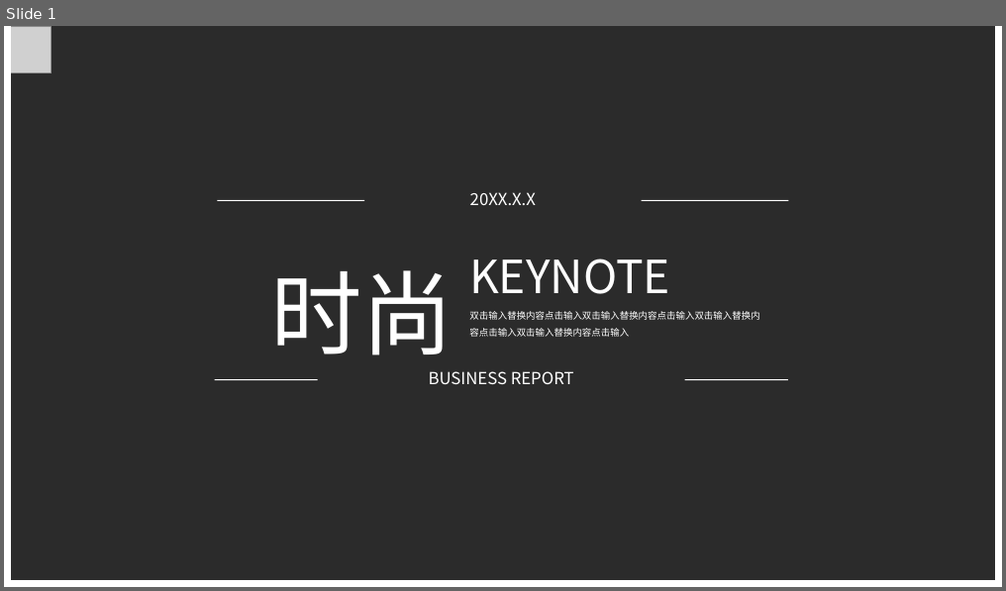
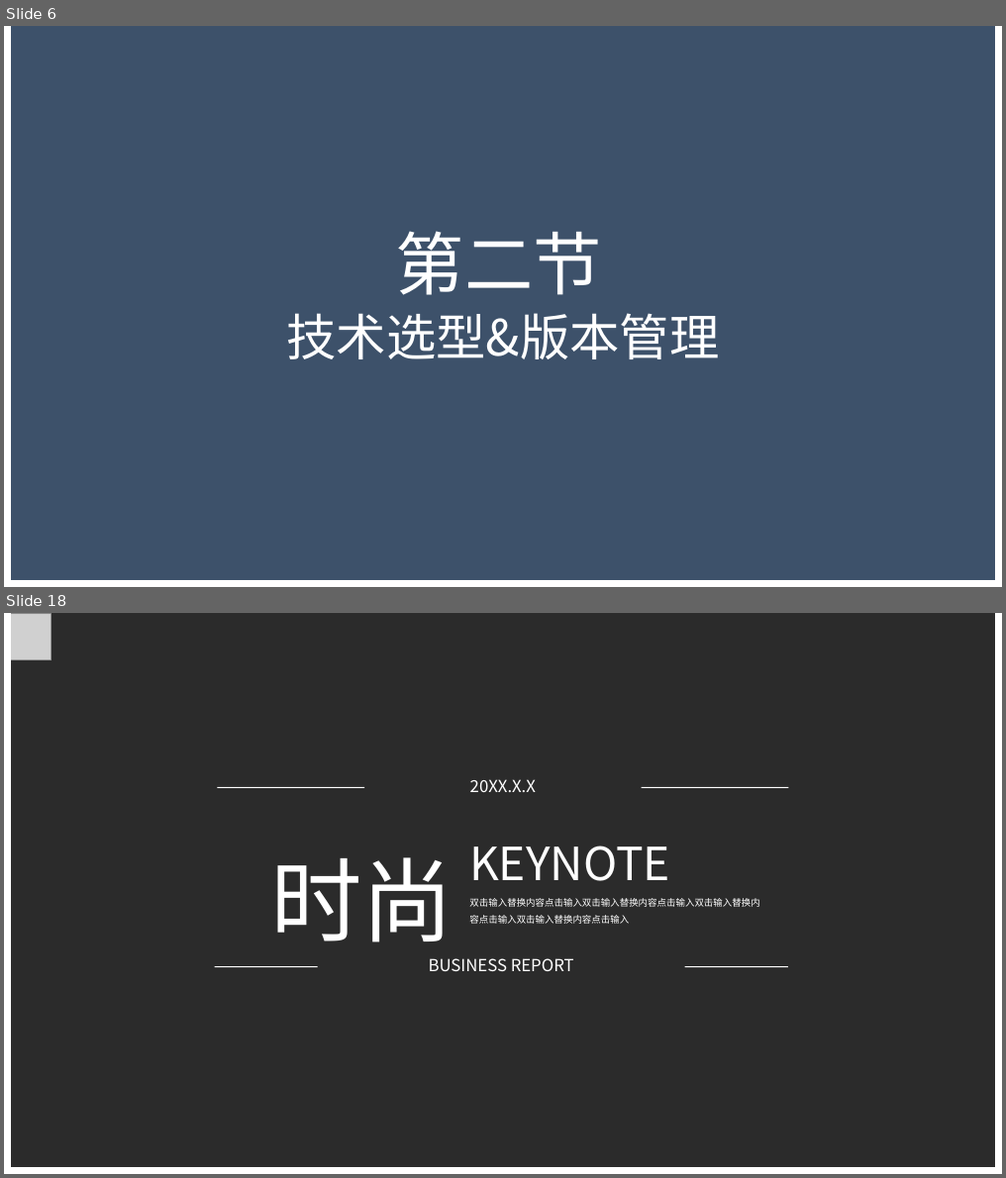
Before and after one commit to Wangzt670/swt, a slide deck: 项目待交付工件/D结项阶段/2.项目答辩.pptx. Shown one above the other, each under a label of ours: slide 1 before the commit, slides 6 and 18 after it; the slides between them are not shown. The pictures are 1006x591 and 1006x1178 pixels, drawn with LibreOffice and Linux fonts; fonts in the diff are those of the drawing; grey boxes stand for pictures; background and template pictures are left out; a plain dark background stands for a picture behind light text. Boxes give left, top, right and bottom in pixels: in the first picture for what was removed or moved away, otherwise in the second. Text is boxed around its words. In the diff, an @@ line names an element or a change of style, - is before the commit and + after.

```diff
--- a/项目待交付工件/D结项阶段/2.项目答辩.pptx
+++ b/项目待交付工件/D结项阶段/2.项目答辩.pptx
@@ slide 6 added at (x1=4, y1=26, x2=1002, y2=587), background picture (left out) @@
@@ rectangle added at (x1=4, y1=26, x2=1002, y2=587), fill #3D516A @@
@@ rectangle added at (x1=4, y1=26, x2=1002, y2=587), outline #FFFFFF 13.75 pt @@
@@ text added at (x1=396, y1=231, x2=602, y2=295), 66 pt, text #FFFFFF @@
+第二节
@@ text added at (x1=286, y1=313, x2=719, y2=360), 48 pt, text #FFFFFF @@
+技术选型&版本管理
@@ what was slide 1 is now slide 18 @@
```
Also in this commit, not shown: 3 slides changed, 16 other slides added.
